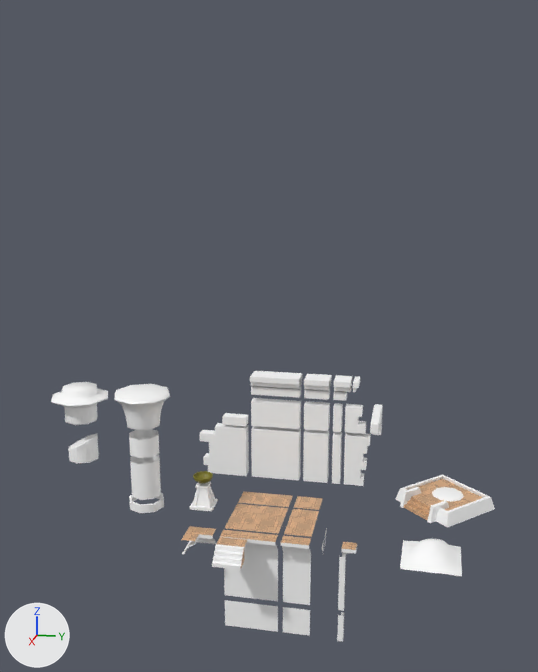
An edit to the FBX model Assets/Art/Environment_Art/Modules/ModularAssets.fbx, drawn before and after from the same camera.
Both versions are drawn from a camera (50 mm lens) standing at (34.2, 9.2, 14.5) and looking at (4.6, 3.2, 7.1). Lighting does not change. The marker at lower left points along +X, +Y and +Z. Where no turn or scale is listed for an object, it has been applied to the vertices.

In view in the first picture: 'BrickWall2x4', 'BrickWall4x2', 'BrickWall4x4', 'BrickWallBrokenx5', 'Floor4x4', 'Pillar_Top', 'Pillar_Top2', 'Sand1', 'Shrine', 'Wall4x4', 'Wall4x5', 'Wall4x6'.
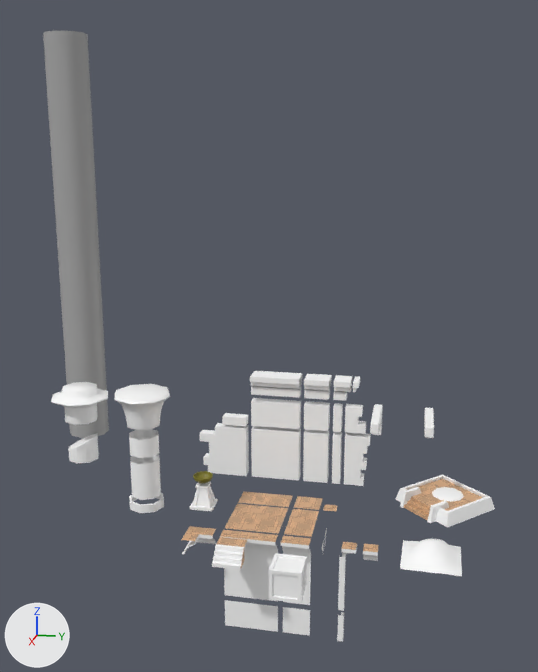
The newer file is also turned or shifted as a whole; pictures and numbers use the older file's frame.

Edits to the bpy script that builds the scene:
```text
Add mat_wood:
    mat_wood = principled_material('Wood')
    mat_wood.base_color = (1.0, 1.0, 1.0)  # white #ffffff
Add mat_standardsurface1:
    mat_standardsurface1 = principled_material('standardSurface1')
    mat_standardsurface1.base_color = (0.4, 0.4, 0.4)  # grey #aaaaaa
Add me_mesh_051:
    me_mesh_051.from_pydata(...)  # 9 vertices, 4 faces; spans x -0.3..0.3, y -0.3..0.3, z 0.0
    me_mesh_051.materials.append(mat_floor1)  # picture img_floor_basecolor_png
Add me_mesh_048:
    me_mesh_048.from_pydata(...)  # 148 vertices, 144 faces; spans x -0.598..0.598, y -0.6..0.6, z -0.598..0.598
    me_mesh_048.materials.append(mat_wood)  # its picture is missing
Add me_mesh_050:
    me_mesh_050.from_pydata(...)  # 30 vertices, 18 faces; spans x -0.3..0.3, y -0.3..0.3, z -0.331..0.331
    # faces by material slot: [14, 4]
    me_mesh_050.materials.append(mat_trimsheet)  # its picture is missing
    me_mesh_050.materials.append(mat_floor1)  # picture img_floor_basecolor_png
Add me_mesh_049:
    me_mesh_049.from_pydata(...)  # 300 vertices, 290 faces; spans x -1.0..1.0, y -1.0..1.0, z -9.7..9.7
    me_mesh_049.materials.append(mat_standardsurface1)  # grey #aaaaaa
Add me_mesh_047:
    me_mesh_047.from_pydata(...)  # 52 vertices, 52 faces; spans x -1.35..1.35, y -0.2..0.2, z -0.26..0.26
    me_mesh_047.materials.append(mat_trimsheet)  # its picture is missing
Add ob_polysurface5:
    ob_polysurface5 = bpy.data.objects.new('polySurface5', me_mesh_051)
    ob_polysurface5.location = (2.9, 5.76, -1.26)
Add ob_box:
    ob_box = bpy.data.objects.new('Box', me_mesh_048)
    ob_box.location = (9.93, 5.01, -0.67)
Add ob_ornamentx0_5:
    ob_ornamentx0_5 = bpy.data.objects.new('Ornamentx0_5', me_mesh_050)
    ob_ornamentx0_5.location = (6.12, 7.81, -1.6)
Add ob_fallingsand:
    ob_fallingsand = bpy.data.objects.new('FallingSand', me_mesh_049)
    ob_fallingsand.location = (0.0, -7.27, 10.14)
Add ob_hookstruicture1:
    ob_hookstruicture1 = bpy.data.objects.new('HookStruicture1', me_mesh_047)
    ob_hookstruicture1.location = (1.08, 10.01, 2.54)
```

Location of each change, (x1, y1, x2, y2) in pixels of the pictures (538 x 672 px):
'FallingSand', added
    after: (43, 30, 109, 438)
'Box', added
    after: (269, 553, 307, 603)
'HookStruicture1', added
    after: (424, 408, 434, 438)
'Ornamentx0_5', added
    after: (363, 544, 379, 561)
    faces in mat_trimsheet (its picture is missing): (363, 551, 378, 561)
'polySurface5', added
    after: (323, 505, 338, 511)
